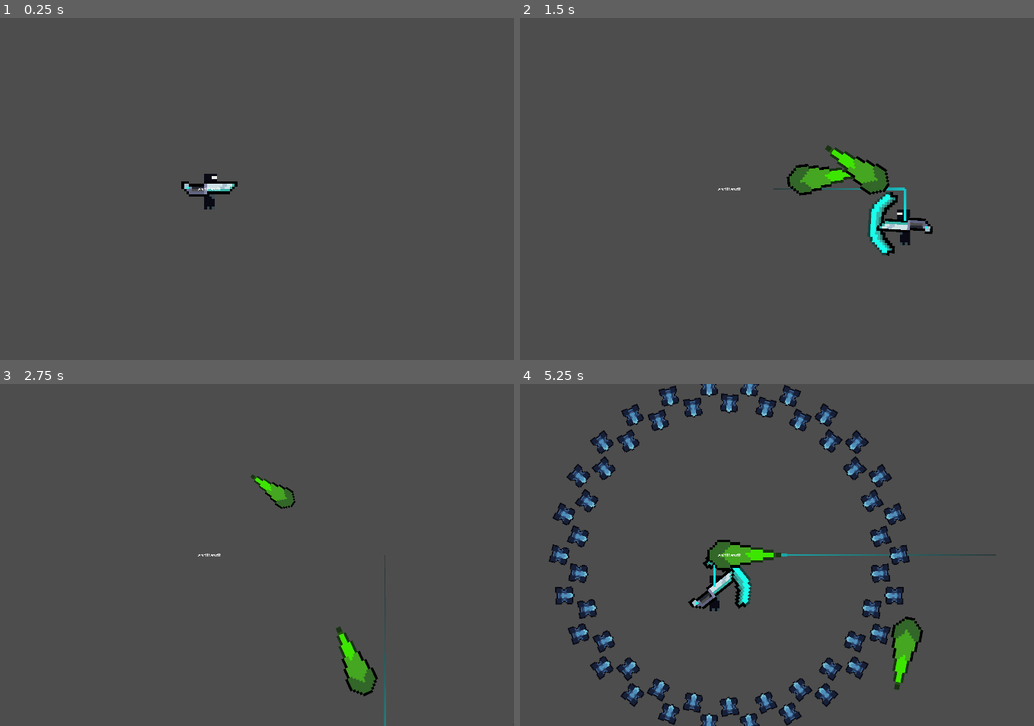
Above: before the commit, frames 1-4 (two rows, left to right).
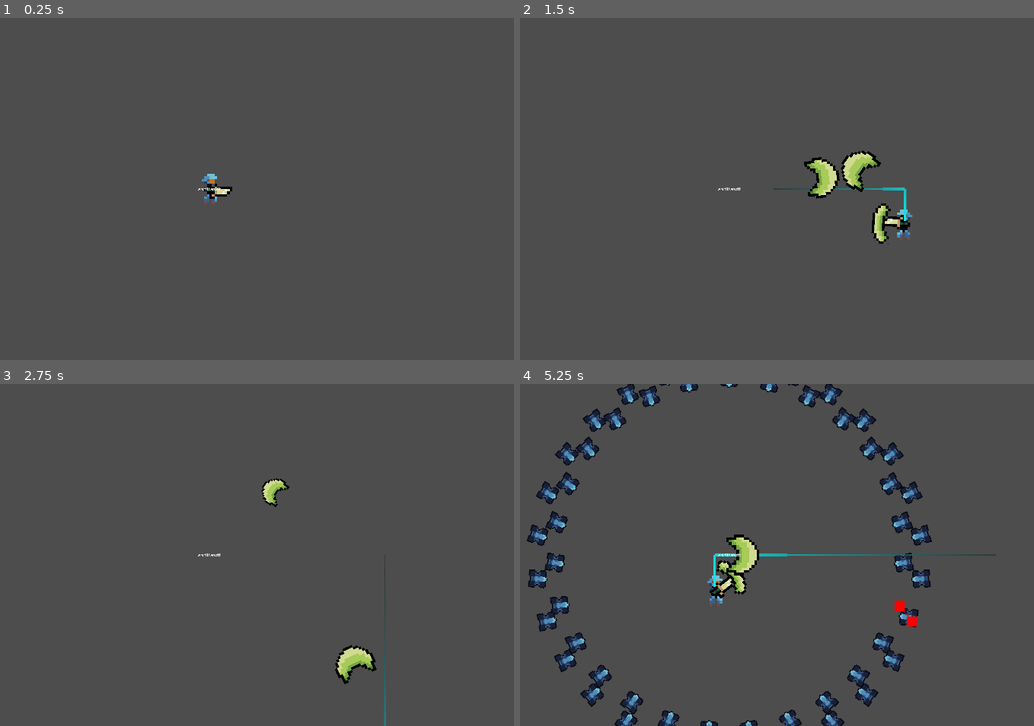
Above: after the commit, the same moments.

Repository: Augrider/Project-Endless
Game: Godot game, scene res://Main.tscn
The game is run twice, just before and just after one commit, with the same random seed, the same clock (stepped at 60 frames per second) and the same inputs.
Inputs (mouse positions are in pixels of both pictures, inside the frame that each line leads up to):
- Up to frame 1 (0.25 s): no input
- Up to frame 2 (1.5 s): tap Enter at 0.5 s; move the mouse to (864, 171) at 0.52 s; press the mouse at (864, 171) at 0.53 s; hold D (move_right) 0.53-1.28 s; move the mouse to (607, 206) at 1.27 s; release the mouse at (607, 206) at 1.28 s; hold S (move_back) from 1.28 s (still down); click (607, 206) at 1.35 s
- Up to frame 3 (2.75 s): move the mouse to (272, 479) at 2.02 s; release S (move_back) at 2.03 s; press the mouse at (272, 479) at 2.03 s; hold D (move_right) from 2.03 s (still down)
- Up to frame 4 (5.25 s): move the mouse to (699, 623) at 2.77 s; release D (move_right) at 2.78 s; release the mouse at (699, 623) at 2.78 s; hold W (move_forward) 2.78-3.53 s; click (699, 623) at 2.85 s; move the mouse to (910, 606) at 3.52 s; press the mouse at (910, 606) at 3.53 s; hold A (move_left) 3.53-5.03 s; move the mouse to (545, 503) at 4.27 s; release the mouse at (545, 503) at 4.28 s; click (545, 503) at 4.35 s; move the mouse to (761, 555) at 5.02 s; press the mouse at (761, 555) at 5.03 s; hold S (move_back) from 5.03 s (still down)

The runs differ from the first frame. In frame 1, 0.5% of the frame differs, in the area x 35-47%, y 45-56%; in frame 2, 2.9%; in frame 3, 1.5%; in frame 4, 17%, in the area x 1-81%, y 0-100%.

Commit message:
Adaptable formations, new art, improvements

Diff:
--- a/CircleFormation2D.gd
+++ b/CircleFormation2D.gd
@@ -18,8 +18,24 @@
 			dict.set(get_spot(i), i)
 	return dict
 
+
 func get_spot(index:int)->Vector2:
 	return Vector2.UP.rotated(2*PI*(index+offset)/size)*radius
+
+func get_closest(position:Vector2)->int:
+	var closest = get_spot(0)
+	var closest_spot = 0
+	var distance = closest.distance_squared_to(position)
+	var current_distance:float
+
+	for i in size:
+		current_distance = closest.distance_squared_to(get_spot(i))
+		if current_distance < closest:
+			closest = current_distance
+			closest_spot = i
+
+	return closest_spot
+
 
 
 func append(enemy:Enemy)->Vector2:
@@ -32,6 +48,18 @@
 func append_to_spot(enemy:Enemy, spot:int)->Vector2:
 	_enemies.set(spot, enemy)
 	return get_spot(spot)
+
+
+func get_spot_of(enemy:Enemy)->int:
+	var key = -1
+
+	for i in _enemies:
+		if _enemies[i] == enemy:
+			key = i
+			break
+
+	return key
+
 
 func remove(enemy:Enemy)->void:
 	var key = -1
--- a/Common/Destructible.gd
+++ b/Common/Destructible.gd
@@ -19,4 +19,7 @@
 
 func apply_damage(value:float)->bool:
 	health = clamp(health - value, 0, max_health)
+
+	if health == 0:
+		get_parent().queue_free()
 	return true
--- a/DEBUG_Environment.gd
+++ b/DEBUG_Environment.gd
@@ -10,25 +10,25 @@
 #@export var cooldown:Timer
 
 var _enemies:Array[Enemy]
-var _active_enemies:Array[Enemy]
+#var _active_enemies:Array[Enemy]
+
+
+func _ready() -> void:
+	EnemyStorage.despawned.connect(_on_enemy_despawned)
 
 
 func spawn_wave() -> void:
 	for i in inner_circle.size:
-		var enemy:Enemy = enemy_prefab.instantiate()
-
-		get_tree().root.add_child(enemy)
+		var enemy:Enemy = EnemyStorage.request_spawn(enemy_prefab)
 
 		enemy.global_position = inner_circle.append_to_spot(enemy, i)
 		enemy.look_at_target(player)
 
 		_enemies.append(enemy)
-		_active_enemies.append(enemy)
+		#_active_enemies.append(enemy)
 
 	for i in outer_circle.size:
-		var enemy:Enemy = enemy_prefab.instantiate()
-
-		get_tree().root.add_child(enemy)
+		var enemy:Enemy = EnemyStorage.request_spawn(enemy_prefab)
 
 		enemy.global_position = outer_circle.append_to_spot(enemy, i)
 		enemy.look_at_target(player)
@@ -43,17 +43,68 @@
 	#for enemy:Enemy in _enemies:
 		#enemy.go_to_target(player.global_position)
 
+
+func _on_enemy_despawned(enemy:Enemy):
+	_enemies.erase(enemy)
+	var active_enemies := inner_circle.get_enemies()
+	var outer_enemies := outer_circle.get_enemies()
+
+	# enemy is not in active - do nothing for now
+	if !active_enemies.has(enemy):
+		return
+
+	var spot = inner_circle.get_spot_of(enemy)
+
+	inner_circle.remove(enemy)
+	var new_enemy := _get_closest(enemy, outer_enemies)
+
+	if new_enemy == enemy:
+		return
+
+	outer_circle.remove(new_enemy)
+	var position = inner_circle.append_to_spot(new_enemy, spot)
+
+	new_enemy.go_to_target(position)
+
+	#Spawn new at the end
+
 func _on_wave_attack_timer() -> void:
+	var _active_enemies := inner_circle.get_enemies()
 	for enemy in _active_enemies:
+		if enemy == null:
+			continue
+
 		enemy.stop_moving()
 		enemy.perform_ability(player)
 		await get_tree().create_timer(0.2).timeout
 
 	_active_enemies.shuffle()
 	var enemy = _active_enemies[0]
+
+	if enemy == null:
+		return
+
 	enemy.follow_target(player)
 	await get_tree().create_timer(1).timeout
 
-	for i in randi() % 6 + 1:
+	for i in randi() % 6 + 5:
 		enemy.perform_ability(player)
 		await get_tree().create_timer(0.4).timeout
+
+
+func _get_closest(target:Enemy, candidates:Array[Enemy])->Enemy:
+	if candidates.size()<=0:
+		return target
+
+	var dis = target.position.distance_squared_to(candidates[0].position)
+	var closest = candidates[0]
+
+	var temp_dis
+
+	for n in candidates:
+		temp_dis = target.position.distance_squared_to(n.position)
+		if temp_dis < dis:
+			dis = temp_dis
+			closest = n
+
+	return closest
--- a/Enemies/DEBUG_Enemy_Small.tscn
+++ b/Enemies/DEBUG_Enemy_Small.tscn
@@ -6,11 +6,17 @@
 [ext_resource type="Texture2D" uid="uid://djg08bicjgpam" path="res://Enemies/Sprites/Enemy.png" id="2_vkbag"]
 [ext_resource type="Script" uid="uid://4com5kf7gw2p" path="res://Enemies/Scripts/EnemyMovement.gd" id="3_b2fr2"]
 [ext_resource type="Script" uid="uid://cjgc8oyk0fjsx" path="res://Weapons/Scripts/Launchers/Launcher_Offset.gd" id="5_b7dvi"]
+[ext_resource type="Script" uid="uid://kgm4y55dvs1r" path="res://Player/Scripts/PlayerHealth.gd" id="7_vx07x"]
 
 [sub_resource type="CircleShape2D" id="CircleShape2D_b2fr2"]
-radius = 5.0
+radius = 4.0
+
+[sub_resource type="CircleShape2D" id="CircleShape2D_5e8k3"]
+radius = 4.0
 
 [node name="DEBUG_Enemy_Small" type="CharacterBody2D" unique_id=1124543649]
+collision_layer = 2
+collision_mask = 7
 script = ExtResource("1_s4o6d")
 projectile_prefab = ExtResource("2_kafru")
 
@@ -43,4 +49,14 @@
 unique_name_in_owner = true
 script = ExtResource("5_b7dvi")
 
+[node name="Health" type="Area2D" parent="." unique_id=1712348552]
+position = Vector2(1, 0)
+collision_layer = 2
+collision_mask = 7
+script = ExtResource("7_vx07x")
+
+[node name="CollisionShape2D" type="CollisionShape2D" parent="Health" unique_id=726813179]
+position = Vector2(-1, 0)
+shape = SubResource("CircleShape2D_5e8k3")
+
 [connection signal="timeout" from="Movement/RepathTimer" to="Movement" method="_on_repath_timer"]
--- /dev/null
+++ b/Enemies/Scripts/AutoloadEnemyStorage.gd
@@ -0,0 +1,27 @@
+extends Node
+
+signal spawned(enemy:Enemy)
+signal despawned(enemy:Enemy)
+
+signal spawn_requested(enemy:Enemy)
+
+var container:EnemyContainer
+var container_set:bool = false
+
+
+func set_container(container:EnemyContainer):
+	self.container = container
+	container_set = self.container != null
+
+func reset_container():
+	self.container = null
+	container_set = false
+
+func request_spawn(enemy_prefab:PackedScene) -> Enemy:
+	var enemy:Enemy = enemy_prefab.instantiate()
+
+	if(container_set):
+		container.add_child(enemy)
+
+	spawn_requested.emit(enemy)
+	return enemy
--- a/Enemies/Scripts/Enemy.gd
+++ b/Enemies/Scripts/Enemy.gd
@@ -4,10 +4,10 @@
 
 
 func _ready() -> void:
-	pass
+	EnemyStorage.spawned.emit(self)
 
 func _exit_tree() -> void:
-	pass
+	EnemyStorage.despawned.emit(self)
 
 
 func follow_target(target:Node2D):
--- /dev/null
+++ b/Enemies/Scripts/EnemyContainer.gd
@@ -0,0 +1,40 @@
+class_name EnemyContainer extends Node2D
+
+var _enemies: Array[Enemy]
+#var _spawn_stack: Array[Enemy]
+
+# Called when the node enters the scene tree for the first time.
+func _ready() -> void:
+	EnemyStorage.set_container(self)
+
+	#EnemyStorage.spawn_requested.connect(_on_spawn_requested)
+	EnemyStorage.spawned.connect(_on_enemy_spawned)
+	EnemyStorage.despawned.connect(_on_enemy_despawned)
+
+func _exit_tree() -> void:
+	EnemyStorage.reset_container()
+
+	#EnemyStorage.spawn_requested.disconnect(_on_spawn_requested)
+	EnemyStorage.spawned.disconnect(_on_enemy_spawned)
+	EnemyStorage.despawned.disconnect(_on_enemy_despawned)
+
+#@warning_ignore("unused_parameter")
+#func _process(delta: float) -> void:
+	#for enemy in _spawn_stack:
+		#add_child(enemy)
+	#
+	#_spawn_stack.clear()
+
+
+func _on_enemy_spawned(enemy: Enemy):
+	_enemies.append(enemy)
+	#_spawn_stack.append(enemy)
+	#call_deferred("add_child", enemy)
+	#if enemy.get_parent():
+		#enemy.get_parent().remove_child(enemy)
+
+func _on_enemy_despawned(enemy: Enemy):
+	_enemies.erase(enemy)
+
+#func _on_spawn_requested(enemy:Enemy):
+	#add_child(enemy)
--- a/Formation2D.gd
+++ b/Formation2D.gd
@@ -6,13 +6,18 @@
 func any_spot_available()->bool
 @abstract
 func get_spots_available()->Dictionary[Vector2, int]
+
 @abstract
 func get_spot(index:int)->Vector2
+@abstract
+func get_closest(position:Vector2)->int
 
 @abstract
 func append(enemy:Enemy)->Vector2
 @abstract
 func append_to_spot(enemy:Enemy, spot:int)->Vector2
+@abstract
+func get_spot_of(enemy:Enemy)->int
 
 @abstract
 func remove(enemy:Enemy)->void
--- a/Main.tscn
+++ b/Main.tscn
@@ -5,6 +5,7 @@
 [ext_resource type="Script" uid="uid://b0g4jv0m6dcyk" path="res://DEBUG_Environment.gd" id="3_r0du0"]
 [ext_resource type="PackedScene" uid="uid://jpahwcw6fs8p" path="res://Enemies/DEBUG_Enemy_Small.tscn" id="4_cm0pq"]
 [ext_resource type="Script" uid="uid://yji43ynf5uer" path="res://CircleFormation2D.gd" id="5_fos0i"]
+[ext_resource type="Script" uid="uid://bxw8mb38f7tbs" path="res://Enemies/Scripts/EnemyContainer.gd" id="6_3dxm6"]
 
 [sub_resource type="NavigationPolygon" id="NavigationPolygon_cm0pq"]
 vertices = PackedVector2Array(134, 70, -134, 70, -134, -70, 134, -70)
@@ -27,14 +28,14 @@
 
 [node name="Circle_Inner" type="Node2D" parent="Environment" unique_id=1616828660]
 script = ExtResource("5_fos0i")
-radius = 60.0
-size = 26
+radius = 70.0
+size = 27
 
 [node name="Circle_Outer" type="Node2D" parent="Environment" unique_id=360548864]
 script = ExtResource("5_fos0i")
-radius = 67.0
+radius = 75.0
 offset = 0.5
-size = 26
+size = 28
 
 [node name="Projectiles" type="Node2D" parent="Environment" unique_id=11947576]
 
@@ -50,6 +51,10 @@
 one_shot = true
 autostart = true
 
+[node name="EnemyContainer" type="Node2D" parent="Environment" unique_id=1138170557]
+script = ExtResource("6_3dxm6")
+metadata/_custom_type_script = "uid://bxw8mb38f7tbs"
+
 [node name="Camera2D" type="Camera2D" parent="." unique_id=856213346]
 zoom = Vector2(8, 8)
 
--- a/Player/Animations/Player_frames.tres
+++ b/Player/Animations/Player_frames.tres
@@ -1,6 +1,6 @@
 [gd_resource type="SpriteFrames" format=3 uid="uid://dubjv2co4dln5"]
 
-[ext_resource type="Texture2D" uid="uid://dign5vl2kht11" path="res://Player/Sprites/character_test.png" id="1_n344k"]
+[ext_resource type="Texture2D" uid="uid://5cedbtgc66jy" path="res://Aseprite/character_test.png" id="1_n344k"]
 
 [resource]
 animations = [{
@@ -8,7 +8,7 @@
 "duration": 1.0,
 "texture": ExtResource("1_n344k")
 }],
-"loop": true,
+"loop": 1,
 "name": &"default",
 "speed": 5.0
 }]
--- a/Player/Player.tscn
+++ b/Player/Player.tscn
@@ -17,10 +17,10 @@
 [ext_resource type="Script" uid="uid://cjgc8oyk0fjsx" path="res://Weapons/Scripts/Launchers/Launcher_Offset.gd" id="15_8sa4y"]
 [ext_resource type="PackedScene" uid="uid://cc3qec3nxmxbk" path="res://Projectiles/DEBUG_BladeProjectile.tscn" id="16_8sa4y"]
 [ext_resource type="PackedScene" uid="uid://b23p4vycrt4cv" path="res://Projectiles/DEBUG_BladeSwipe.tscn" id="16_d7xyo"]
-[ext_resource type="Texture2D" uid="uid://cxtqhgkoy6c2y" path="res://Weapons/Sprites/Weapon01.png" id="18_3nb2p"]
+[ext_resource type="Texture2D" uid="uid://c56dm07wtv4ek" path="res://Player/Sprites/Player_Blade.png" id="18_3nb2p"]
 
 [sub_resource type="CircleShape2D" id="1"]
-radius = 8.0
+radius = 6.0
 
 [sub_resource type="CircleShape2D" id="2"]
 radius = 1.0
@@ -54,6 +54,7 @@
 [node name="Health" type="Area2D" parent="." unique_id=1687765006]
 position = Vector2(1, 0)
 script = ExtResource("3")
+max_health = 999999999999
 
 [node name="CollisionShape2D" type="CollisionShape2D" parent="Health" unique_id=1963525701]
 shape = SubResource("2")
@@ -101,7 +102,10 @@
 script = ExtResource("15_8sa4y")
 
 [node name="Sprite2D" type="Sprite2D" parent="Pivot/Weapon" unique_id=1342650404]
+position = Vector2(3, 1)
 texture = ExtResource("18_3nb2p")
+region_enabled = true
+region_rect = Rect2(0, 32, 16, 16)
 
 [connection signal="look_point_changed" from="Input Direction" to="AnimatedSprite2D" method="_on_input_direction_look_point_changed"]
 [connection signal="look_point_changed" from="Input Direction" to="Pivot" method="aim_at"]
--- a/Projectiles/DEBUG_BladeProjectile.tscn
+++ b/Projectiles/DEBUG_BladeProjectile.tscn
@@ -1,15 +1,15 @@
 [gd_scene format=3 uid="uid://cc3qec3nxmxbk"]
 
 [ext_resource type="Script" uid="uid://binu511n125kt" path="res://Projectiles/Scripts/Projectile_Linear.gd" id="1_huhrl"]
-[ext_resource type="Texture2D" uid="uid://yjncheaps7od" path="res://Projectiles/Sprites/Projectiles03.png" id="2_huhrl"]
+[ext_resource type="Texture2D" uid="uid://c56dm07wtv4ek" path="res://Player/Sprites/Player_Blade.png" id="2_huhrl"]
 
 [sub_resource type="Curve" id="Curve_huhrl"]
 _data = [Vector2(0, 0), 0.0, 2.3021889, 0, 0, Vector2(1, 1), 0.0, 0.0, 0, 0]
 point_count = 2
 
 [sub_resource type="CapsuleShape2D" id="1"]
-radius = 7.0
-height = 14.000014
+radius = 8.0
+height = 16.0
 
 [node name="Projectile" type="CharacterBody2D" unique_id=163435155]
 collision_layer = 4
@@ -22,13 +22,15 @@
 
 [node name="Sprite2D" type="Sprite2D" parent="." unique_id=1520348288]
 texture = ExtResource("2_huhrl")
+region_enabled = true
+region_rect = Rect2(0, 0, 16, 16)
 
 [node name="Area2D" type="Area2D" parent="." unique_id=1636163517]
 collision_layer = 4
 collision_mask = 10
 
 [node name="CollisionShape2D" type="CollisionShape2D" parent="Area2D" unique_id=896404539]
-position = Vector2(-3, 0)
+position = Vector2(-1, 0)
 rotation = 1.5708
 shape = SubResource("1")
 
--- a/Projectiles/DEBUG_BladeSwipe.tscn
+++ b/Projectiles/DEBUG_BladeSwipe.tscn
@@ -1,15 +1,14 @@
 [gd_scene format=3 uid="uid://b23p4vycrt4cv"]
 
 [ext_resource type="Script" uid="uid://binu511n125kt" path="res://Projectiles/Scripts/Projectile_Linear.gd" id="1_nr5x5"]
-[ext_resource type="Texture2D" uid="uid://csqbeow5xd2am" path="res://Projectiles/Sprites/Projectiles02.png" id="2_fk6mn"]
+[ext_resource type="Texture2D" uid="uid://c56dm07wtv4ek" path="res://Player/Sprites/Player_Blade.png" id="2_nr5x5"]
 
 [sub_resource type="Curve" id="Curve_huhrl"]
 _data = [Vector2(0, 0), 0.0, 2.3021889, 0, 0, Vector2(1, 1), 0.0, 0.0, 0, 0]
 point_count = 2
 
-[sub_resource type="CapsuleShape2D" id="1"]
-radius = 13.0
-height = 26.0
+[sub_resource type="RectangleShape2D" id="RectangleShape2D_nr5x5"]
+size = Vector2(18, 7)
 
 [node name="Projectile" type="CharacterBody2D" unique_id=163435155]
 collision_layer = 4
@@ -21,15 +20,17 @@
 lifetime = 0.3
 
 [node name="Sprite2D" type="Sprite2D" parent="." unique_id=1520348288]
-texture = ExtResource("2_fk6mn")
+texture = ExtResource("2_nr5x5")
+region_enabled = true
+region_rect = Rect2(0, 16, 16, 16)
 
 [node name="Area2D" type="Area2D" parent="." unique_id=1636163517]
 collision_layer = 4
 collision_mask = 10
 
 [node name="CollisionShape2D" type="CollisionShape2D" parent="Area2D" unique_id=896404539]
-position = Vector2(-3, 0)
+position = Vector2(0.5, -1.9967556e-06)
 rotation = 1.5708
-shape = SubResource("1")
+shape = SubResource("RectangleShape2D_nr5x5")
 
 [connection signal="area_entered" from="Area2D" to="." method="_on_Area2D_area_entered"]
--- a/Projectiles/DEBUG_EnemyProjectile.tscn
+++ b/Projectiles/DEBUG_EnemyProjectile.tscn
@@ -1,15 +1,15 @@
 [gd_scene format=3 uid="uid://du4576dwtntag"]
 
 [ext_resource type="Script" uid="uid://binu511n125kt" path="res://Projectiles/Scripts/Projectile_Linear.gd" id="1_xefyd"]
-[ext_resource type="Texture2D" uid="uid://bs7h2f3tal8q0" path="res://Projectiles/Sprites/Projectiles01.png" id="2_gueyc"]
+[ext_resource type="Texture2D" uid="uid://d2o5t7kqyp8ph" path="res://Enemies/Sprites/Enemy_Projectile.png" id="2_xefyd"]
 
 [sub_resource type="Curve" id="Curve_y1hf8"]
 _data = [Vector2(0, 0), 0.0, 5.8812203, 0, 0, Vector2(0.24890828, 0.8089888), 0.8576776, 0.8576776, 0, 0, Vector2(1, 1), 0.0, 0.0, 0, 0]
 point_count = 3
 
 [sub_resource type="CapsuleShape2D" id="1"]
-radius = 3.0
-height = 14.0
+radius = 2.0
+height = 6.0
 
 [node name="Projectile" type="CharacterBody2D" unique_id=163435155]
 collision_layer = 8
@@ -21,7 +21,8 @@
 lifetime = 3.0
 
 [node name="Sprite2D" type="Sprite2D" parent="." unique_id=1520348288]
-texture = ExtResource("2_gueyc")
+position = Vector2(-1, 0)
+texture = ExtResource("2_xefyd")
 
 [node name="Area2D" type="Area2D" parent="." unique_id=1636163517]
 collision_layer = 8
--- /dev/null
+++ b/Projectiles/Scripts/AutoloadProjectileStorage.gd
@@ -0,0 +1,16 @@
+extends Node
+
+signal spawned(projectile:Projectile)
+signal despawned(projectile:Projectile)
+
+var container:ProjectileContainer
+var container_set:bool = false
+
+
+func set_container(container:ProjectileContainer):
+	self.container = container
+	container_set = self.container != null
+
+func reset_container():
+	self.container = null
+	container_set = false
--- /dev/null
+++ b/Projectiles/Scripts/ProjectileContainer.gd
@@ -0,0 +1,26 @@
+class_name ProjectileContainer extends Node2D
+
+var _projectiles: Array[Projectile]
+
+
+# Called when the node enters the scene tree for the first time.
+func _ready() -> void:
+	ProjectileStorage.set_container(self)
+	ProjectileStorage.spawned.connect(_on_projectile_spawned)
+	ProjectileStorage.despawned.connect(_on_projectile_despawned)
+
+func _exit_tree() -> void:
+	ProjectileStorage.reset_container()
+	ProjectileStorage.spawned.disconnect(_on_projectile_spawned)
+	ProjectileStorage.despawned.disconnect(_on_projectile_despawned)
+
+
+func _on_projectile_spawned(projectile: Projectile):
+	#print_debug("Adding to container " + str(projectile))
+	#call_deferred("add_child", projectile)
+	_projectiles.append(projectile)
+
+func _on_projectile_despawned(projectile: Projectile):
+	#print_debug("Adding to container " + str(projectile))
+	#call_deferred("add_child", projectile)
+	_projectiles.erase(projectile)
--- a/Projectiles/Scripts/Projectile_Linear.gd
+++ b/Projectiles/Scripts/Projectile_Linear.gd
@@ -52,6 +52,6 @@
 	if area is Destructible:
 		var destructible:Destructible = area
 
-		if !destructible.is_allied_with(allegiance):
-			destructible.apply_damage(power)
-			destroy()
+		#if !destructible.is_allied_with(allegiance):
+		destructible.apply_damage(power)
+		destroy()
--- a/project.godot
+++ b/project.godot
@@ -17,8 +17,9 @@
 
 [autoload]
 
-GameEntities="*res://AutoLoad/GameEntities.gd"
 Players="*res://AutoLoad/PlayersController.gd"
+ProjectileStorage="*uid://dnwk4upkt8ujv"
+EnemyStorage="*uid://bxy7h4ba8eawj"
 
 [display]
 
Binary file added: Aseprite/character_test.png
Not shown, added: Aseprite/character_test.png.import
Not shown, added: Enemies/Scripts/AutoloadEnemyStorage.gd.uid
Not shown, added: Enemies/Scripts/EnemyContainer.gd.uid
Binary file added: Enemies/Sprites/Enemy_Projectile.png
Not shown, added: Enemies/Sprites/Enemy_Projectile.png.import
Binary file added: Player/Sprites/Player_Blade.png
Not shown, added: Player/Sprites/Player_Blade.png.import
Not shown, added: Projectiles/Scripts/AutoloadProjectileStorage.gd.uid
Not shown, added: Projectiles/Scripts/ProjectileContainer.gd.uid
Not shown, changed: Aseprite/Enemy.pxo
Not shown, added: Aseprite/Player_Blade.pxo
(and 1 more such lines)
